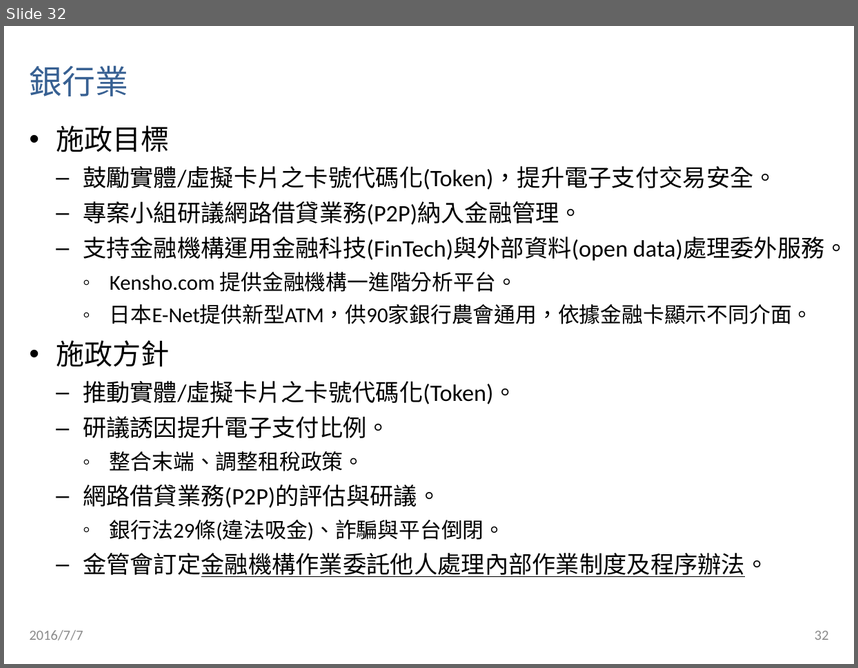
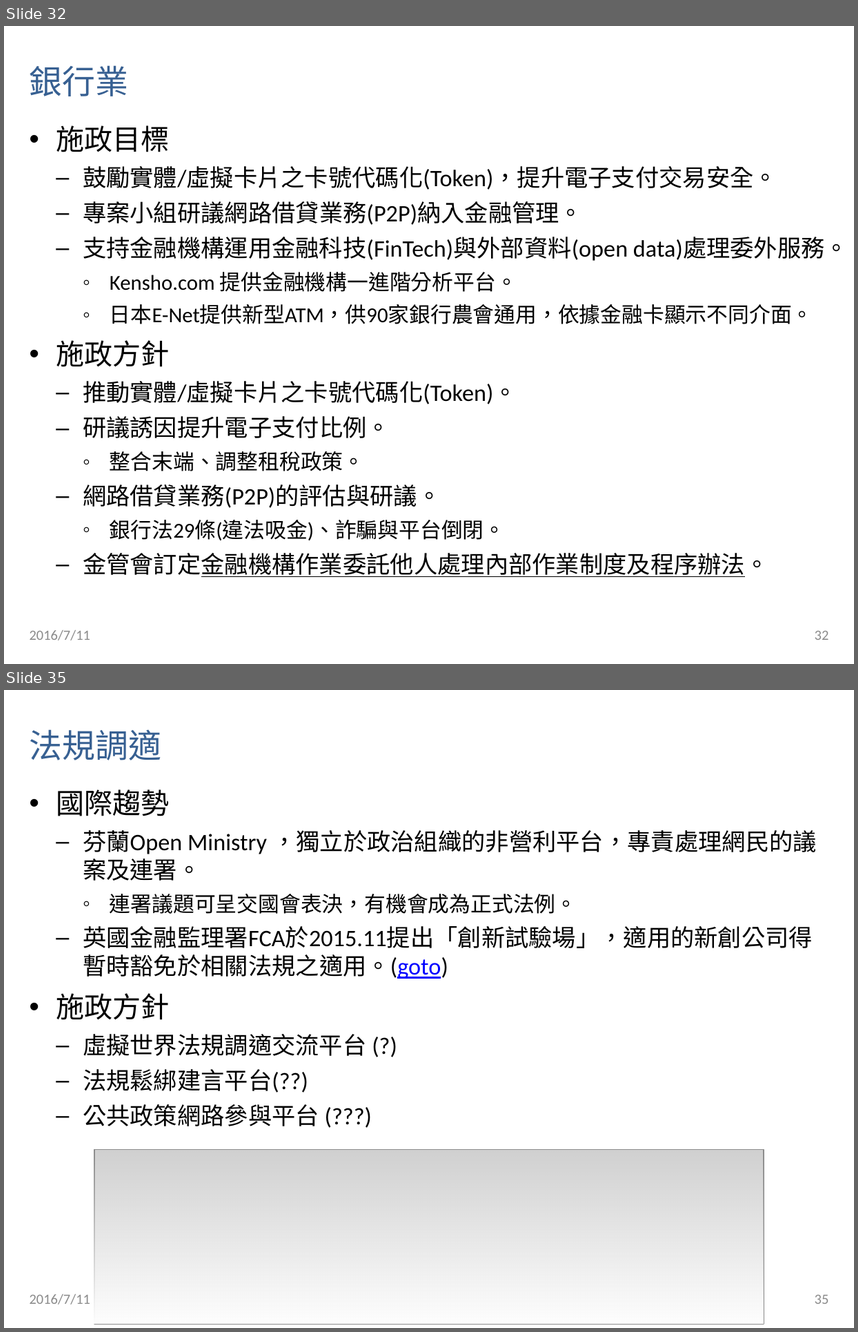
Before and after one commit to CpOuyang/custom, a slide deck: 20160712 - 金融科技白皮書(部會).pptx. Shown one above the other, each under a label of ours: slide 32 before the commit, slides 32 and 35 after it; the slides between them are not shown. The pictures are 858x668 and 858x1332 pixels, drawn with LibreOffice and Linux fonts; fonts in the diff are those of the drawing; grey boxes stand for pictures. Boxes give left, top, right and bottom in pixels: in the first picture for what was removed or moved away, otherwise in the second. Text is boxed around its words. In the diff, an @@ line names an element or a change of style, - is before the commit and + after.

```diff
--- a/20160712 - 金融科技白皮書(部會).pptx
+++ b/20160712 - 金融科技白皮書(部會).pptx
@@ slide 35 added at box(4, 690, 854, 1328), background #FFFFFF @@
@@ title added at box(30, 729, 161, 760), 28 pt, text #376092 @@
+法規調適
@@ text added at box(56, 789, 817, 1126), 20 pt, text #000000 @@
+• 國際趨勢
+  – 芬蘭Open Ministry ，獨立於政治組織的非營利平台，專責處理網民的議案及連署。
+    ◦ 連署議題可呈交國會表決，有機會成為正式法例。
+  – 英國金融監理署FCA於2015.11提出「創新試驗場」，適用的新創公司得暫時豁免於相關法規之適用。(goto)
+• 施政方針
+  – 虛擬世界法規調適交流平台 (?)
+  – 法規鬆綁建言平台(??)
+  – 公共政策網路參與平台 (???)
@@ picture added at box(94, 1149, 763, 1323) @@
@@ rectangle added at box(94, 1149, 763, 1323), fill gradient #FFFFFF @@
@@ text added at box(30, 1294, 91, 1304), 12 pt, text #8C8C8C @@
+2016/7/11
@@ page number added at box(815, 1294, 829, 1303), 12 pt, text #8C8C8C @@
+35
@@ slide 32 changed as well @@
@@ text at box(30, 630, 91, 640): text changed @@
-2016/7/7
+2016/7/11
```
Also in this commit, not shown: 29 other slides changed, 10 other slides added, 2 slides removed.
